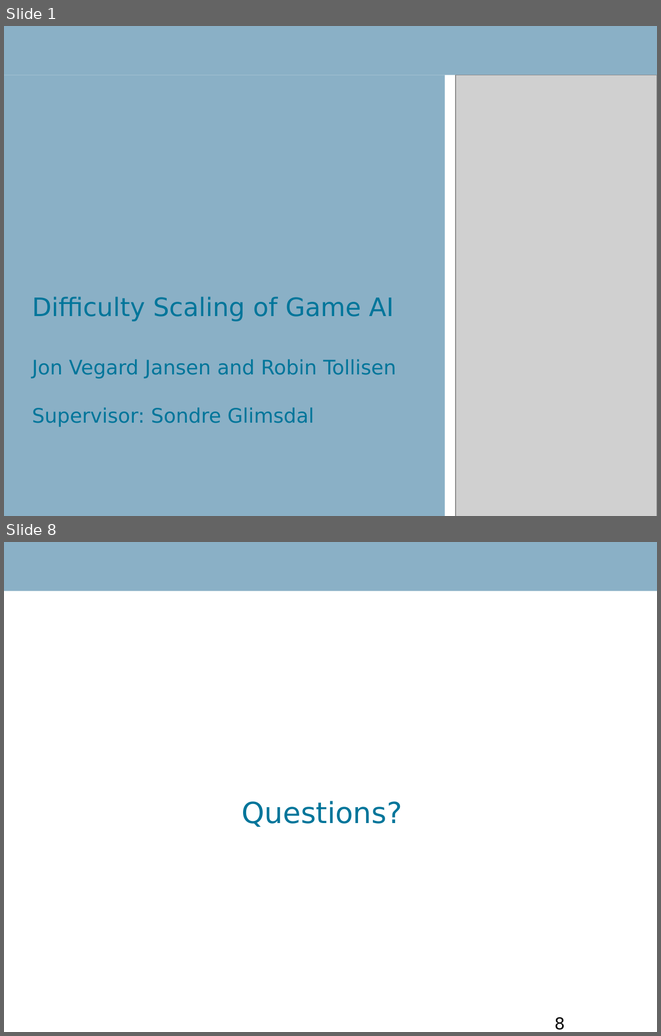
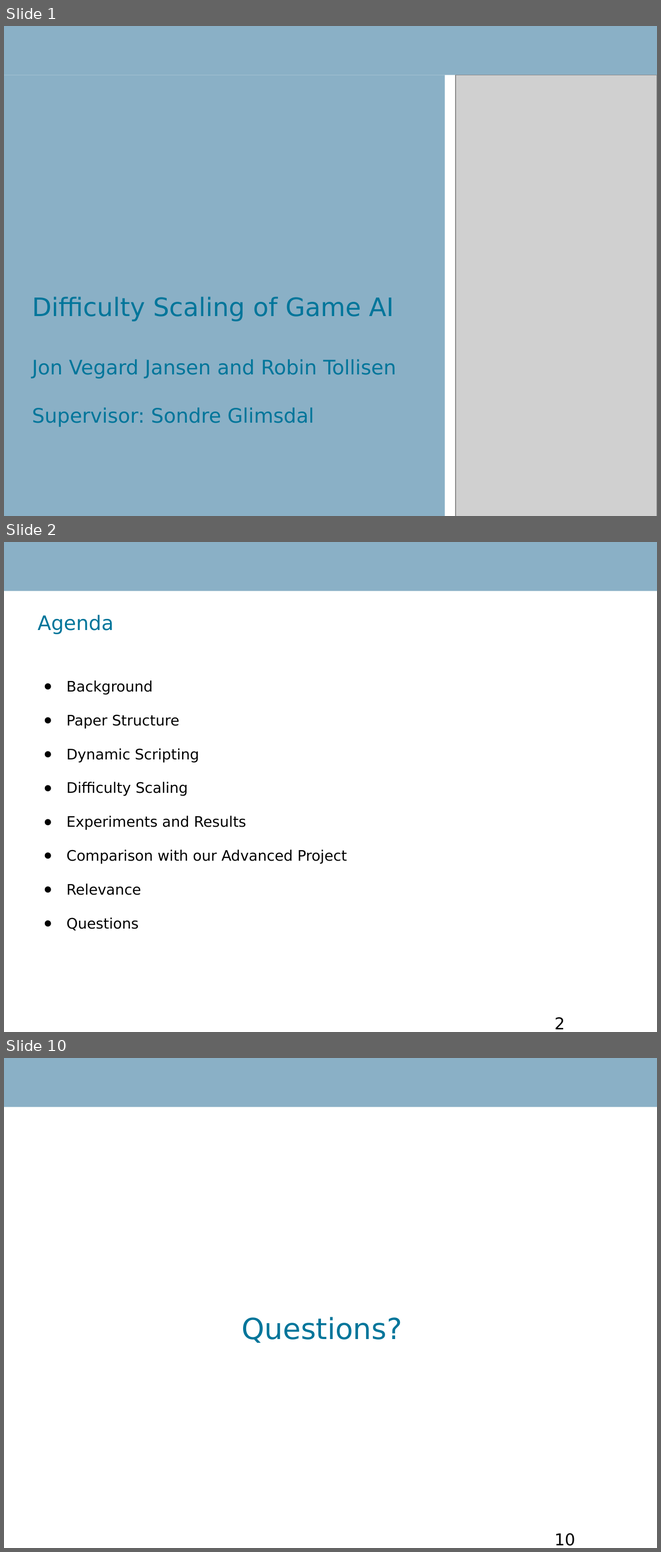
Before and after one commit to RobinTo/AdaptiveGame, a slide deck: IKT426 Research Seminar Report/presentation.ppt. Shown one above the other, each under a label of ours: slides 1 and 8 before the commit, slides 1, 2 and 10 after it; the slides between them are not shown. The pictures are 661x1036 and 661x1552 pixels, drawn with LibreOffice and Linux fonts; fonts in the diff are those of the drawing; grey boxes stand for pictures; background and template pictures are left out. Boxes give left, top, right and bottom in pixels: in the first picture for what was removed or moved away, otherwise in the second. Text is boxed around its words. In the diff, an @@ line names an element or a change of style, - is before the commit and + after.

```diff
--- a/IKT426 Research Seminar Report/presentation.ppt
+++ b/IKT426 Research Seminar Report/presentation.ppt
@@ slide 2 added at [4, 542, 657, 1032], background #FFFFFF; not listed: 1 template element that a slide beside it also shows @@
@@ text added at [37, 615, 113, 634], 22 pt, text #00759A @@
+Agenda
@@ text added at [67, 680, 347, 930], 16 pt, text #000000 @@
+● Background
+● Paper Structure
+● Dynamic Scripting
+● Difficulty Scaling
+● Experiments and Results
+● Comparison with our Advanced Project
+● Relevance
+● Questions
@@ page number added at [555, 1017, 565, 1029], 18 pt, text #000000 @@
+2
@@ what was slide 8 is now slide 10 @@
@@ page number at [555, 1533, 575, 1546]: text changed @@
-8
+10
```
Also in this commit, not shown: 4 slides changed, 4 other slides added, 2 slides removed, 1 other file.
